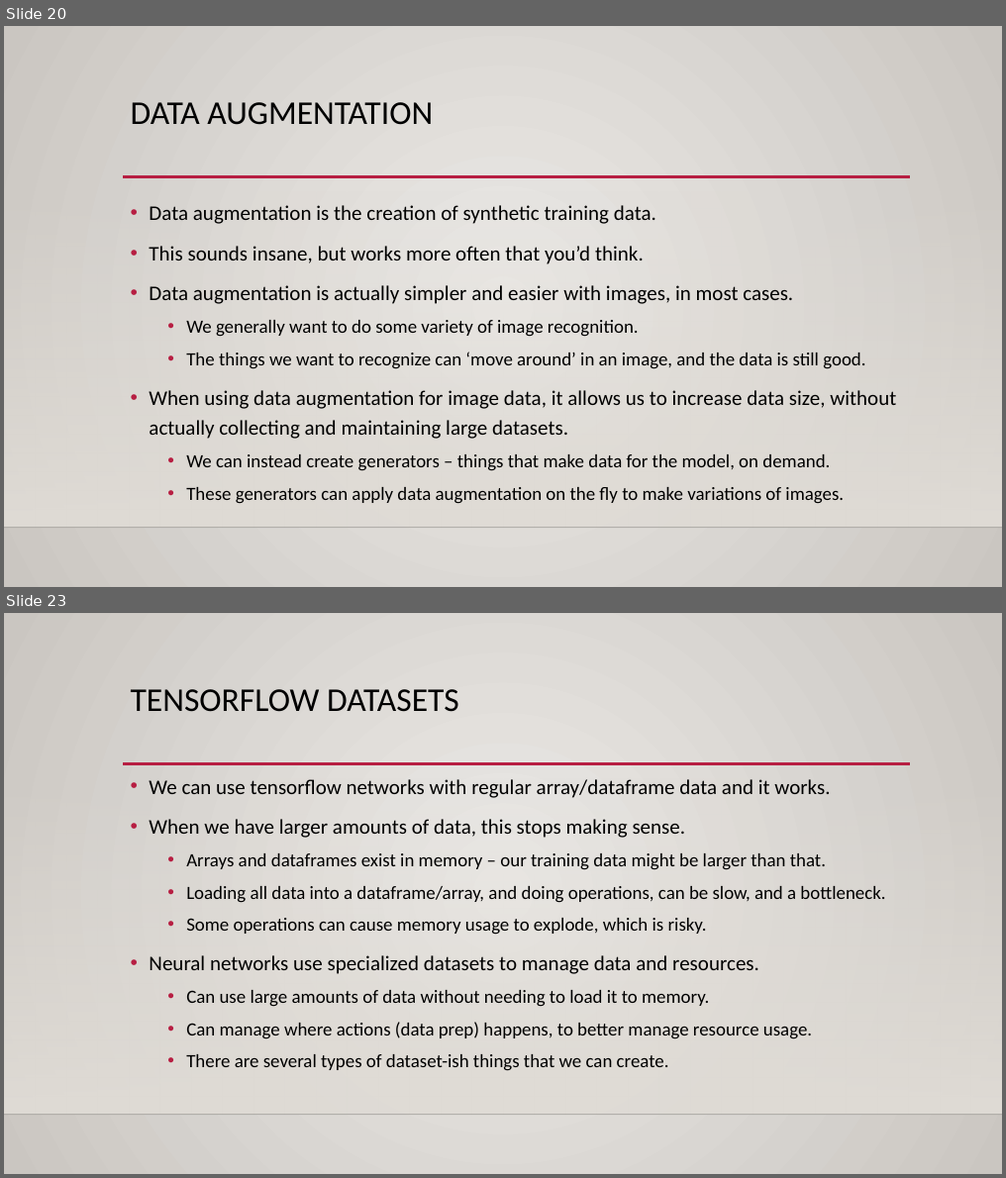
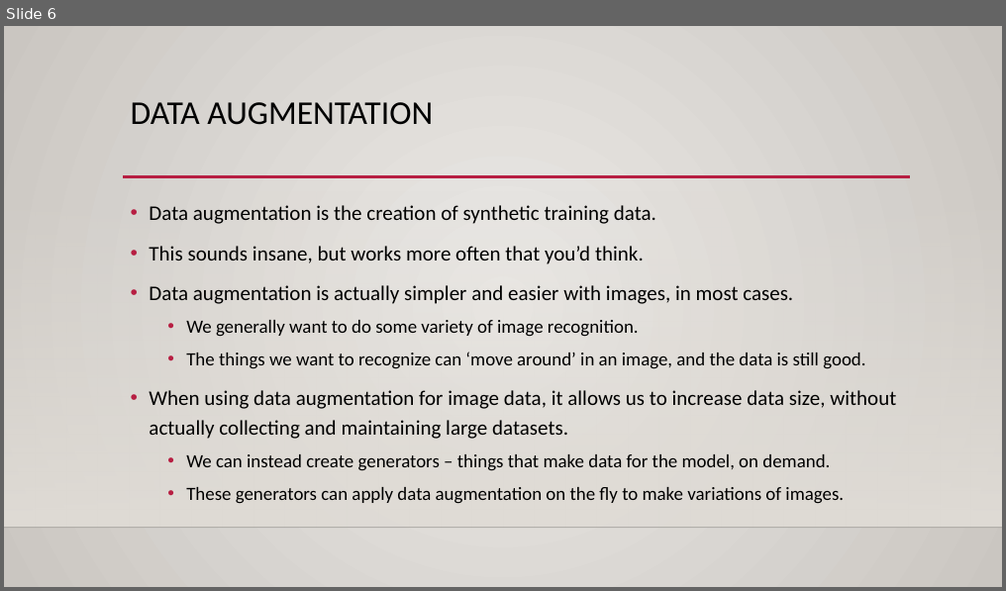
Before and after one commit to calvint13/Intro_to_Machine_Learning_Student_Workbooks, a slide deck: reference_content/Slides/tensorboard_cnn_2.pptx. Shown one above the other, each under a label of ours: slides 20 and 23 before the commit, slide 6 after it; the slides between them are not shown. The pictures are 1006x1178 and 1006x591 pixels, drawn with LibreOffice and Linux fonts; fonts in the diff are those of the drawing; background and template pictures are left out. Boxes give left, top, right and bottom in pixels: in the first picture for what was removed or moved away, otherwise in the second. Text is boxed around its words. In the diff, an @@ line names an element or a change of style, - is before the commit and + after.

```diff
--- a/reference_content/Slides/tensorboard_cnn_2.pptx
+++ b/reference_content/Slides/tensorboard_cnn_2.pptx
@@ slide 23 removed at box(4, 613, 1002, 1174), background gradient #ECEAE7 to #CAC7C1; not listed: 3 template elements that a slide beside it also shows @@
@@ title removed at box(131, 689, 459, 712) @@
-TENSORFLOW DATASETS
@@ text removed at box(149, 779, 885, 1071) @@
-• We can use tensorflow networks with regular array/dataframe data and it works.
-• When we have larger amounts of data, this stops making sense.
-  • Arrays and dataframes exist in memory – our training data might be larger than that.
-  • Loading all data into a dataframe/array, and doing operations, can be slow, and a bottleneck.
-  • Some operations can cause memory usage to explode, which is risky.
-• Neural networks use specialized datasets to manage data and resources.
-  • Can use large amounts of data without needing to load it to memory.
-  • Can manage where actions (data prep) happens, to better manage resource usage.
-  • There are several types of dataset-ish things that we can create.
@@ what was slide 20 is now slide 6 @@
```
Also in this commit, not shown: 3 slides changed, 9 slides added, 4 other slides removed, 1 other file.
